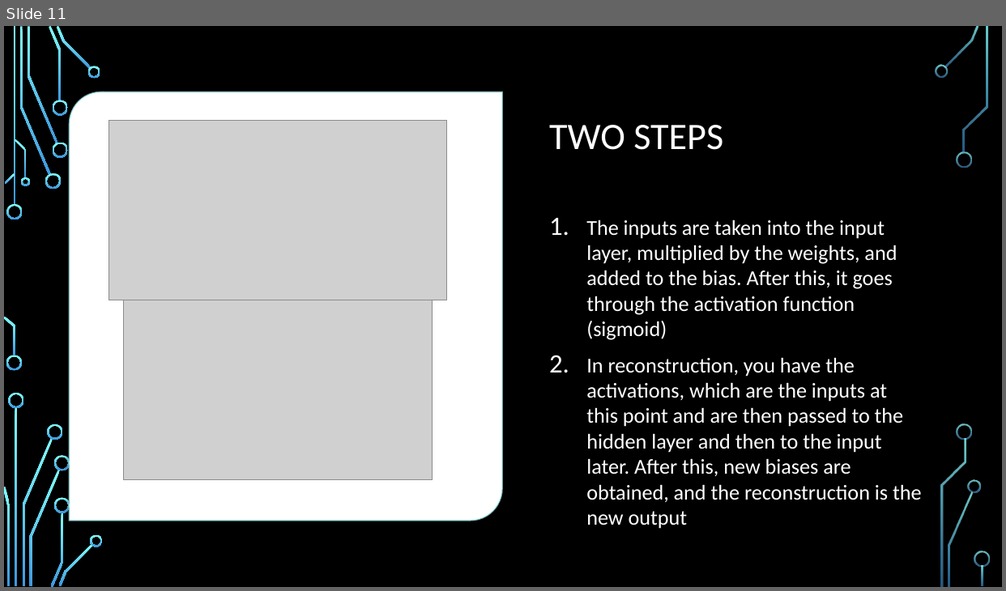
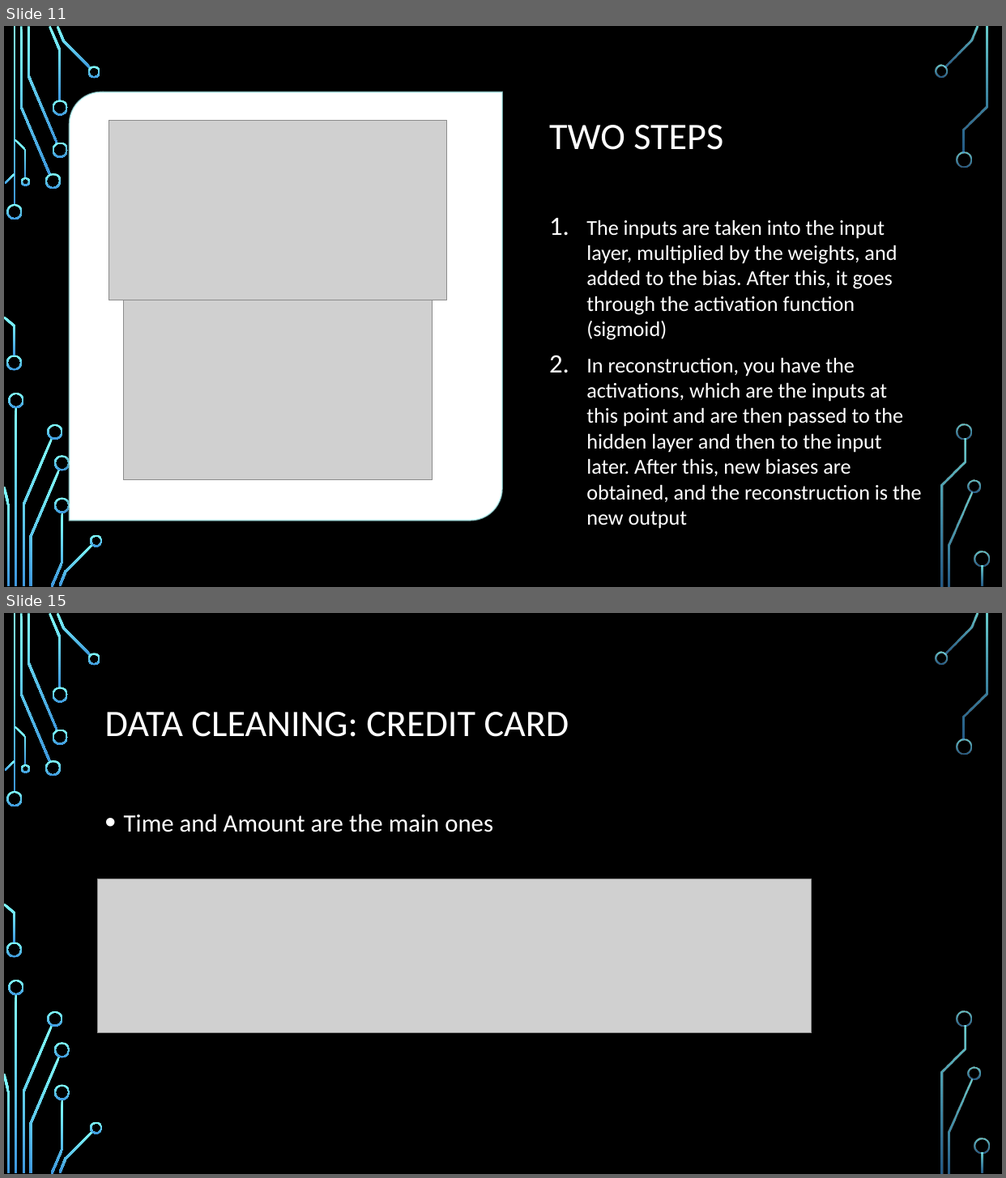
Before and after one commit to shawnmccarthy/anomalydetection, a slide deck: mccarthy-shawn_slides.pptx. Shown one above the other, each under a label of ours: slide 11 before the commit, slides 11 and 15 after it; the slides between them are not shown. The pictures are 1006x591 and 1006x1178 pixels, drawn with LibreOffice and Linux fonts; fonts in the diff are those of the drawing; grey boxes stand for pictures; background and template pictures are left out. Boxes give left, top, right and bottom in pixels: in the first picture for what was removed or moved away, otherwise in the second. Text is boxed around its words. In the diff, an @@ line names an element or a change of style, - is before the commit and + after.

```diff
--- a/mccarthy-shawn_slides.pptx
+++ b/mccarthy-shawn_slides.pptx
@@ slide 15 added at (4,613,1002,1174), background picture (left out); not listed: 36 template elements that a slide beside it also shows @@
@@ title added at (105,712,569,737), 36 pt, text #FFFFFF @@
+DATA CLEANING: CREDIT CARD
@@ text added at (124,814,493,833), 24 pt, text #FFFFFF @@
+• Time and Amount are the main ones
@@ picture added at (98,879,812,1033) @@
```
Also in this commit, not shown: 2 slides changed, 5 other slides added, 5 other files.
